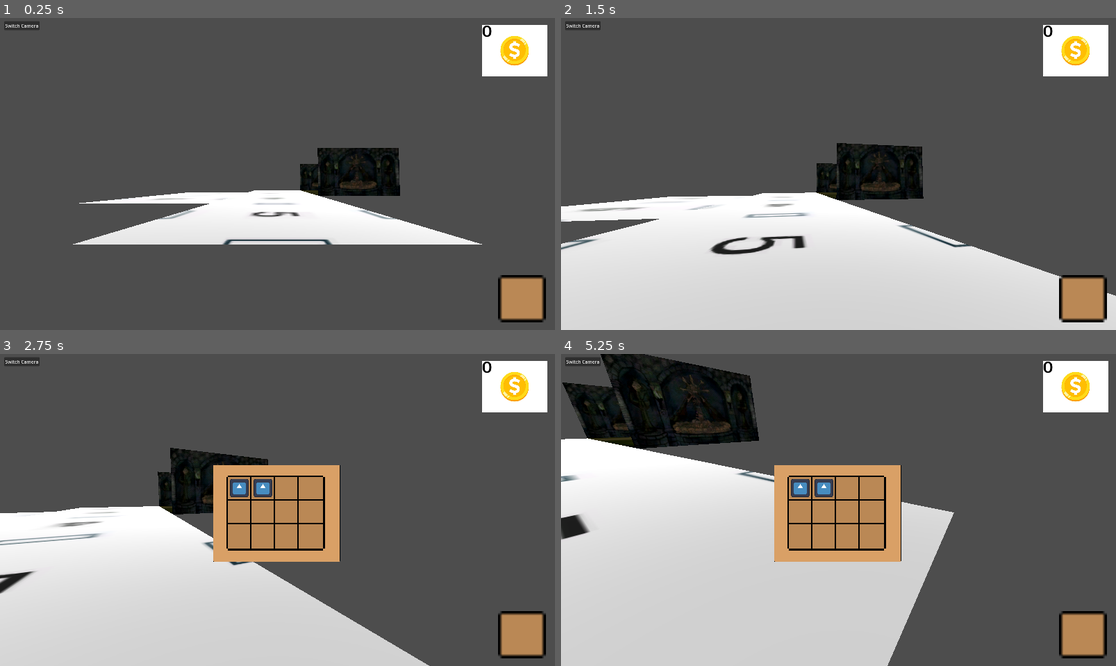
Above: before the commit, frames 1-4 (two rows, left to right).
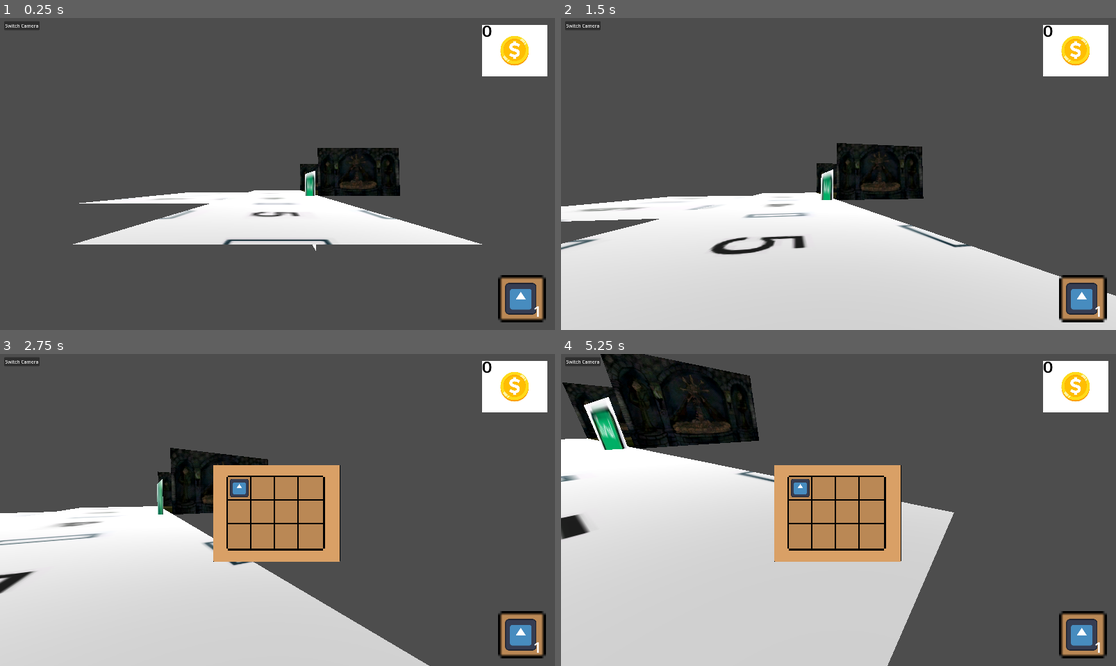
Above: after the commit, the same moments.

Repository: Team-C-623/koven_game
Game: Godot game, scene res://scenes/main3d.tscn
Two runs of this game, one before a commit and one after it. Both use one fixed random seed, a clock stepped at 60 frames per second and the inputs below. The engine's default icon, where the game draws it, is replaced by a stand-in: a white triangle on a blue panel in a dark square.
Inputs (mouse positions are in pixels of both pictures, inside the frame that each line leads up to):
- Up to frame 1 (0.25 s): no input
- Up to frame 2 (1.5 s): tap Enter at 0.5 s; move the mouse to (866, 174) at 0.52 s; hold W (up) 0.53-1.28 s; tap J (journal) at 0.6, 1.35 s; click (866, 174) at 0.67 s; move the mouse to (799, 152) at 1.27 s; hold S (down) from 1.28 s (still down); click (799, 152) at 1.42 s
- Up to frame 3 (2.75 s): move the mouse to (288, 503) at 2.02 s; release S (down) at 2.03 s; hold W (up) from 2.03 s (still down); tap J (journal) at 2.1 s
- Up to frame 4 (5.25 s): move the mouse to (821, 488) at 2.77 s; tap J (journal) every 0.75 s from 2.85 to 5.1 s; click (821, 488) at 2.92 s; tap Space at 3.5 s; move the mouse to (877, 513) at 3.52 s; tap Enter at 4.25 s; move the mouse to (844, 488) at 4.27 s; release W (up) at 4.28 s; hold A (left) 4.28-5.03 s; click (844, 488) at 4.42 s; move the mouse to (844, 510) at 5.02 s; hold W (up) from 5.03 s (still down); click (844, 510) at 5.17 s

The runs differ from the first frame. In frame 1, 0.7% of the frame differs, in the area x 54-98%, y 48-96%; in frame 2, 0.8%; in frame 3, 0.9%; in frame 4, 1.5%, in the area x 4-98%, y 13-96%.

Commit message:
journal spawning
changed key spawing to journal spawing

Diff:
--- /dev/null
+++ b/assets/journal_content.csv
@@ -0,0 +1,3 @@
+Entry 1, content
+Entry 2, content
+Entry 3, content
--- a/project.godot
+++ b/project.godot
@@ -18,7 +18,6 @@
 [autoload]
 
 Currency="*res://scripts/currency/Currency.gd"
-KeySlot="*res://scenes/key/KeySlotUI.tscn"
 CurrencyUI="*res://scenes/currency/CurrencyUI.tscn"
 
 [display]
--- a/resources/journal/entry1.tres
+++ b/resources/journal/entry1.tres
@@ -5,6 +5,6 @@
 
 [resource]
 script = ExtResource("1_j22dw")
-entry_id = 1
+entry_id = 0
 texture = ExtResource("2_mrfh4")
-content = "Hello World, Journal entry no. 1. Lots of content here. skajdfaslkdjflasdjflksadjf"
+content = "Hello World, Journal entry no. 0. Lots of content here. test entry"
--- a/resources/journal/journal.tres
+++ b/resources/journal/journal.tres
@@ -1,10 +1,10 @@
-[gd_resource type="Resource" script_class="Journal" load_steps=5 format=3 uid="uid://b1ql3mcqoqk5a"]
+[gd_resource type="Resource" script_class="Journal" load_steps=4 format=3 uid="uid://b1ql3mcqoqk5a"]
 
-[ext_resource type="Resource" uid="uid://b28seueh2mo0l" path="res://resources/journal/entry1.tres" id="1_bdhst"]
 [ext_resource type="Script" path="res://scripts/journal/journal_entry.gd" id="1_m6f2g"]
-[ext_resource type="Resource" uid="uid://cvim4s8bmxuhy" path="res://resources/journal/entry2.tres" id="2_2lxsy"]
+[ext_resource type="Resource" uid="uid://b28seueh2mo0l" path="res://resources/journal/entry1.tres" id="2_d26hs"]
 [ext_resource type="Script" path="res://scripts/journal/journal.gd" id="3_2ijqd"]
 
 [resource]
 script = ExtResource("3_2ijqd")
-journal = Array[ExtResource("1_m6f2g")]([ExtResource("1_bdhst"), ExtResource("2_2lxsy"), null, null, null])
+journal = Array[ExtResource("1_m6f2g")]([ExtResource("2_d26hs")])
+max_journals = 99
--- a/resources/keys/KeyInventory.tres
+++ b/resources/keys/KeyInventory.tres
@@ -1,9 +1,10 @@
-[gd_resource type="Resource" script_class="InventoryKeys" load_steps=3 format=3 uid="uid://c0b6sfrb764x3"]
+[gd_resource type="Resource" script_class="InventoryKeys" load_steps=4 format=3 uid="uid://c0b6sfrb764x3"]
 
 [ext_resource type="Script" path="res://scripts/key/key_item.gd" id="1_hxxq5"]
 [ext_resource type="Script" path="res://scripts/key/key_inventory.gd" id="1_o8s0v"]
+[ext_resource type="Resource" uid="uid://jj2rg51tff4f" path="res://resources/keys/test_key.tres" id="2_3f5fr"]
 
 [resource]
 script = ExtResource("1_o8s0v")
 max_keys = 3
-keys = Array[ExtResource("1_hxxq5")]([null, null, null])
+keys = Array[ExtResource("1_hxxq5")]([ExtResource("2_3f5fr"), null, null])
--- /dev/null
+++ b/resources/keys/test_key.tres
@@ -0,0 +1,8 @@
+[gd_resource type="Resource" script_class="Key" load_steps=3 format=3 uid="uid://jj2rg51tff4f"]
+
+[ext_resource type="Script" path="res://scripts/key/key_item.gd" id="1_8pfu3"]
+[ext_resource type="Texture2D" uid="uid://1lvd0pix4pg8" path="res://icon.svg" id="2_ygbxl"]
+
+[resource]
+script = ExtResource("1_8pfu3")
+texture = ExtResource("2_ygbxl")
--- a/scenes/Rooms/room2.tscn
+++ b/scenes/Rooms/room2.tscn
@@ -1,16 +1,18 @@
-[gd_scene load_steps=5 format=3 uid="uid://c7fg5epxjkipk"]
+[gd_scene load_steps=6 format=3 uid="uid://c7fg5epxjkipk"]
 
 [ext_resource type="Script" path="res://scripts/Room.gd" id="1_wpryu"]
 [ext_resource type="Texture2D" uid="uid://cy3t5fi4bysoq" path="res://assets/room2newer.png" id="2_8ivkf"]
-[ext_resource type="PackedScene" uid="uid://cep0suh26v1cl" path="res://scenes/key/key_spawner.tscn" id="2_gd6it"]
+[ext_resource type="PackedScene" uid="uid://cep0suh26v1cl" path="res://scenes/journal/journal_spawner.tscn" id="2_gd6it"]
+[ext_resource type="PackedScene" uid="uid://r62r764q3j4h" path="res://scenes/journal/journal.tscn" id="3_2yi52"]
 
 [sub_resource type="WorldBoundaryShape3D" id="WorldBoundaryShape3D_1yg7t"]
 
 [node name="room2" type="StaticBody3D"]
 script = ExtResource("1_wpryu")
 
-[node name="KeySpawner" parent="." instance=ExtResource("2_gd6it")]
-transform = Transform3D(1, 0, 0, 0, 1, 0, 0, 0, 1, 0, 0.00533497, 1.63448)
+[node name="JournalSpawner" parent="." instance=ExtResource("2_gd6it")]
+transform = Transform3D(1, 0, 0, 0, 1, 0, 0, 0, 1, -0.0571361, 0, 0.255204)
+journal_scene = ExtResource("3_2yi52")
 
 [node name="Sprite3D" type="Sprite3D" parent="."]
 axis = 1
--- /dev/null
+++ b/scenes/journal/journal.tscn
@@ -0,0 +1,20 @@
+[gd_scene load_steps=4 format=3 uid="uid://r62r764q3j4h"]
+
+[ext_resource type="Texture2D" uid="uid://cr7xxnwgsb4as" path="res://assets/journal.jpg" id="1_6q3wv"]
+[ext_resource type="Script" path="res://scripts/journal/journal_manager.gd" id="1_u6u08"]
+
+[sub_resource type="SphereShape3D" id="SphereShape3D_1tkwx"]
+radius = 7.87924
+
+[node name="Journal" type="Area3D"]
+script = ExtResource("1_u6u08")
+
+[node name="CollisionShape3d" type="CollisionShape3D" parent="."]
+transform = Transform3D(1, 0, 0, 0, 1, 0, 0, 0, 1, 1.59285, -1.18851, -1.47157)
+shape = SubResource("SphereShape3D_1tkwx")
+
+[node name="Sprite3D" type="Sprite3D" parent="."]
+transform = Transform3D(0.25, 0, 0, 0, 0.25, 0, 0, 0, 0.25, 1.17914, -1.34605, -2.68792)
+texture = ExtResource("1_6q3wv")
+
+[connection signal="body_shape_entered" from="." to="." method="_on_body_shape_entered"]
--- a/scenes/key/key_spawner.tscn
+++ b/scenes/journal/journal_spawner.tscn
@@ -1,15 +1,13 @@
-[gd_scene load_steps=4 format=3 uid="uid://cep0suh26v1cl"]
+[gd_scene load_steps=3 format=3 uid="uid://cep0suh26v1cl"]
 
-[ext_resource type="Script" path="res://scripts/key/key_spawner.gd" id="1_fbgcw"]
-[ext_resource type="PackedScene" uid="uid://bfilvslad5s8m" path="res://scenes/key/Key.tscn" id="2_n2x6v"]
+[ext_resource type="Script" path="res://scripts/journal/journal_spawner.gd" id="1_f2an2"]
 
 [sub_resource type="BoxShape3D" id="BoxShape3D_4lf6i"]
 size = Vector3(2.51746, 0.797852, 1.9071)
 
 [node name="KeySpawner" type="Node3D"]
 transform = Transform3D(1, 0, 0, 0, 1, 0, 0, 0, 1, -0.0418059, 0, 0.0438628)
-script = ExtResource("1_fbgcw")
-key_scene = ExtResource("2_n2x6v")
+script = ExtResource("1_f2an2")
 
 [node name="CollisionShape3D" type="CollisionShape3D" parent="."]
 transform = Transform3D(1, 0, 0, 0, 1, 0, 0, 0, 1, 0.758728, 0.101074, 0.453552)
--- a/scenes/key/Key.tscn
+++ b/scenes/key/Key.tscn
@@ -1,13 +1,11 @@
-[gd_scene load_steps=4 format=3 uid="uid://bfilvslad5s8m"]
+[gd_scene load_steps=3 format=3 uid="uid://bfilvslad5s8m"]
 
-[ext_resource type="Script" path="res://scripts/key/key_manager.gd" id="1_utkoh"]
 [ext_resource type="Texture2D" uid="uid://b0kv6bj6ahw4p" path="res://assets/key.webp" id="2_4f53v"]
 
 [sub_resource type="SphereShape3D" id="SphereShape3D_fu7f5"]
 radius = 3.68908
 
 [node name="Key" type="Area3D"]
-script = ExtResource("1_utkoh")
 
 [node name="CollisionShape3d" type="CollisionShape3D" parent="."]
 transform = Transform3D(1, 0, 0, 0, 1, 0, 0, 0, 1, 1.23039, 0.505761, -2.40141)
--- a/scenes/player_3d.tscn
+++ b/scenes/player_3d.tscn
@@ -1,9 +1,10 @@
-[gd_scene load_steps=7 format=3 uid="uid://cjjcwfil4vt7w"]
+[gd_scene load_steps=8 format=3 uid="uid://cjjcwfil4vt7w"]
 
 [ext_resource type="Script" path="res://scripts/player.gd" id="1_r5t1a"]
 [ext_resource type="Resource" uid="uid://b1ql3mcqoqk5a" path="res://resources/journal/journal.tres" id="2_vb78k"]
 [ext_resource type="Texture2D" uid="uid://c4thpb1jqtjk7" path="res://assets/character.png" id="2_vept1"]
 [ext_resource type="PackedScene" uid="uid://cl1ys84xdtb60" path="res://scenes/journal/JournalUI.tscn" id="4_anngu"]
+[ext_resource type="PackedScene" uid="uid://c5bwgdvcxehe7" path="res://scenes/key/KeySlotUI.tscn" id="5_uwp7u"]
 
 [sub_resource type="CapsuleMesh" id="CapsuleMesh_l1fuj"]
 
@@ -38,3 +39,5 @@
 current = true
 
 [node name="Journal_UI" parent="." instance=ExtResource("4_anngu")]
+
+[node name="KeySlotUI" parent="." instance=ExtResource("5_uwp7u")]
--- a/scripts/journal/journal.gd
+++ b/scripts/journal/journal.gd
@@ -3,3 +3,49 @@
 class_name Journal
 
 @export var journal: Array[JournalEntry]
+@export var max_journals: int = 99
+
+
+signal journal_updated
+
+var texture = preload("res://icon.svg")
+static var instance: Journal
+static var counter: int = 1
+
+
+
+
+func _init():
+	instance = self
+
+func get_number_of_journals():
+	var count = 0
+	for journal in Journal.instance.journal:
+		if journal != null:
+			count += 1
+	return count
+
+func add_journal(new_journal: JournalEntry) -> bool:
+	# Validate input
+	if not new_journal:
+		push_error("Tried to add null journal to inventory")
+		return false
+
+	if not new_journal is JournalEntry:
+		push_error("Tried to add non-Journal object: ", new_journal)
+		return false
+
+	# Check capacity
+	if get_number_of_journals() >= max_journals:
+		emit_signal("inventory_full")
+		return false
+
+	#set journal entry attributes
+	new_journal.entry_id = Journal.counter
+	Journal.counter += 1
+	new_journal.content = ""
+	new_journal.texture = texture
+	journal.append(new_journal)
+	emit_signal("journal_updated")
+	print("Journal added to journal.tres")
+	return true
--- /dev/null
+++ b/scripts/journal/journal_manager.gd
@@ -0,0 +1,12 @@
+extends Area3D
+
+
+func _on_body_shape_entered(body_rid: RID, body: Node3D, body_shape_index: int, local_shape_index: int) -> void:
+	if body is Player:
+		var new_journal_entry = JournalEntry.new()
+		if Journal.instance.add_journal(new_journal_entry):
+			JournalUI.instance.update_slots()
+			queue_free()
+			print("Journal added")
+		else:
+			print("Journal not added")
--- a/scripts/journal/journal_slot_UI.gd
+++ b/scripts/journal/journal_slot_UI.gd
@@ -3,6 +3,7 @@
 signal entry_selected(entry: JournalEntry)
 @onready var item_visual: Sprite2D = $CenterContainer/Panel/ItemDisplay
 var current_entry: JournalEntry = null
+
 
 
 func update(item: JournalEntry):
--- a/scripts/key/key_spawner.gd
+++ b/scripts/journal/journal_spawner.gd
@@ -1,13 +1,13 @@
 extends Node3D
-class_name KeySpawner
+class_name JournalSpawner
 
-@export var key_scene : PackedScene
+@export var journal_scene : PackedScene
 @export var spawn_chance : float = 0.5  # 50% chance to spawn
 @export var spawn_height : float = 0.5  # Height above ground
 
-func try_spawn_key():
+func try_spawn_journal():
 	if randf() <= spawn_chance:
-		var key = key_scene.instantiate()
+		var journal = journal_scene.instantiate()
 
 		# Position randomly within spawner area
 		var spawn_extents = $CollisionShape3D.shape.extents
@@ -17,7 +17,7 @@
 			randf_range(-spawn_extents.z, spawn_extents.z)
 		)
 
-		key.position = random_pos
-		add_child(key)
-		return key
+		journal.position = random_pos
+		add_child(journal)
+		return journal
 	return null
--- a/scripts/journal/journal_ui.gd
+++ b/scripts/journal/journal_ui.gd
@@ -1,10 +1,14 @@
 extends Control
-
+class_name JournalUI
 @onready var journal: Journal = preload("res://resources/journal/journal.tres")
 @onready var slots: Array = $NinePatchRect/GridContainer.get_children()
 @onready var entry_display = $EntryDisplay
 var is_open = false
 
+static var instance: JournalUI
+
+func _init():
+	instance = self
 
 func _ready():
 	update_slots()
--- a/scripts/key/key_manager.gd
+++ /dev/null
@@ -1,11 +0,0 @@
-extends Area3D
-
-func _on_body_shape_entered(body_rid: RID, body: Node3D, body_shape_index: int, local_shape_index: int) -> void:
-	if body is Player:
-		var new_key = Key.new()
-		if InventoryKeys.instance.add_key(new_key):
-			KeySlot.update()
-			queue_free()
-			print("key added")
-		else:
-			print("Key not added")
--- a/scripts/map.gd
+++ b/scripts/map.gd
@@ -9,14 +9,14 @@
 	add_child(new_instance)
 	# return the room so that it can be used in subsequent room creations
 
-	_spawn_keys_in_room(new_instance) #spawns key
+	_spawn_journals_in_room(new_instance) #spawns journal
 	return new_instance
 
 #spawns keys
-func _spawn_keys_in_room(room):
-	var spawners = room.find_children("*", "KeySpawner", true)
+func _spawn_journals_in_room(room):
+	var spawners = room.find_children("*", "JournalSpawner", true)
 	for spawner in spawners:
-		spawner.try_spawn_key()
+		spawner.try_spawn_journal()
 
 # sets the location of a provided room
 func _set_room_position(new_instance, prev_room, prev_door_pos, new_door_pos):
Binary file added: assets/journal.jpg
Not shown, added: assets/journal.jpg.import
Binary file added: assets/journal_content. content.translation
Not shown, added: assets/journal_content.csv.import
